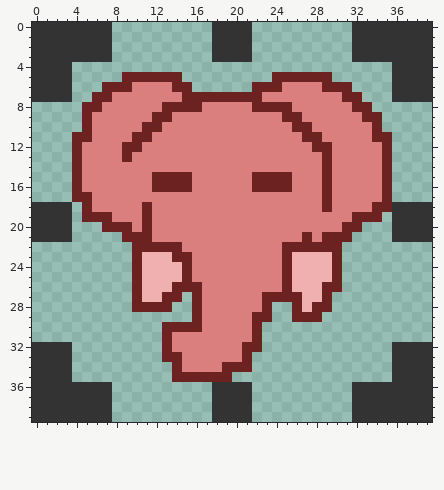
One commit to this pixel-art sprite: assets/img/size40x40-earth-prom-zou.png. The picture above is the old version.
The file is 40x40 pixels. Colours within 5 levels of each other are drawn and written as one.
After:
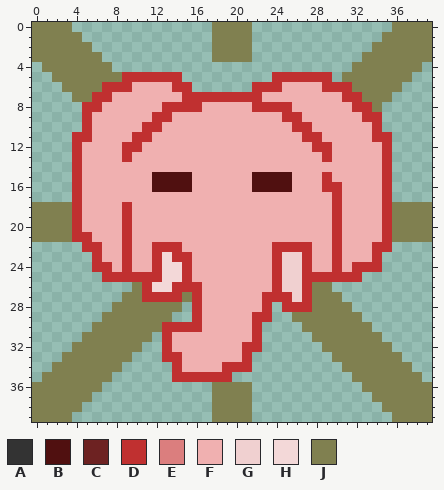
Palette (. is transparent): A #333333  B #501010  C #6d2222  D #c03030  E #db7e7e  F #f0b0b0  G #f0d0d0  H #f3d8d8  J #808050
Change:
Changed rows in their new state; - is an unchanged pixel.
first column x 0:
 0 JJJJ....----------JJJJ----------....JJJJ
 1 JJJJJ...----------JJJJ----------...JJJJJ
 2 JJJJJJ..----------JJJJ----------..JJJJJJ
 3 JJJJJJJ.----------JJJJ----------.JJJJJJJ
 4 .JJJJJJJ------------------------JJJJJJJ.
 5 ..JJJJJJJDDDDDD---------DDDDDD-JJJJJJJ..
 6 ...JJJJDDDFFFFDD------DDDFFFFDDDJJJJJ...
 7 ....JJDDFFFFFFFDDDDDDDDFFFFFFFFDDJJJ....
 8 -----DDFFFFFFDDDDFFFFFDDDDFFFFFFDDJ-----
 9 -----DFFFFFFDDFFFFFFFFFFFDDFFFFFFDD-----
10 -----DFFFFFDDFFFFFFFFFFFFFDDFFFFFFD-----
11 ----DDFFFFDDFFFFFFFFFFFFFFFDDFFFFFDD----
12 ----DFFFFDDFFFFFFFFFFFFFFFFFDDFFFFFD----
13 ----DFFFFDFFFFFFFFFFFFFFFFFFFDFFFFFD----
14 ----DFFFFFFFFFFFFFFFFFFFFFFFFFFFFFFD----
15 ----DFFFFFFFBBBBFFFFFFBBBBFFFDFFFFFD----
16 ----DFFFFFFFBBBBFFFFFFBBBBFFFDDFFFFD----
17 ----DFFFFFFFFFFFFFFFFFFFFFFFFFDFFFFD----
18 JJJJDFFFFDFFFFFFFFFFFFFFFFFFFFDFFFFDJJJJ
19 JJJJDFFFFDFFFFFFFFFFFFFFFFFFFFDFFFFDJJJJ
20 JJJJDFFFFDFFFFFFFFFFFFFFFFFFFFDFFFFDJJJJ
21 JJJJDDFFFDFFFFFFFFFFFFFFFFFFFFDFFFFDJJJJ
22 -----DDFFDFFDDDFFFFFFFFFDDDDFFDFFFDD----
23 ------DFFDF-DHDDFFFFFFFFDGGD--DFFFD-----
24 ------DDFDF-DHHDFFFFFFFFDGGD--DFDDD-----
25 -------DDDDDDHHDFFFFFFFFDGGDDDDDD-------
26 ----------JDHHDDDFFFFFFFDGGDJJ.---------
27 ---------JJDDDDJDFFFFFFDDDGDJJJ---------
28 --------JJJJJJJ-DFFFFFFD-DDDJJJJ--------
29 -------JJJJJJJ--DFFFFFDD--JJJJJJJ-------
30 ------JJJJJJJDDDDFFFFFD----JJJJJJJ------
31 -----JJJJJJJ-DFFFFFFFFD-----JJJJJJJ-----
32 ....JJJJJJJ--DFFFFFFFDD------JJJJJJJ....
33 ...JJJJJJJ---DDFFFFFFD--------JJJJJJJ...
34 ..JJJJJJJ-----DFFFFDDD---------JJJJJJJ..
35 .JJJJJJJ------DDDDDD------------JJJJJJJ.
36 JJJJJJJ.----------JJJJ----------.JJJJJJJ
37 JJJJJJ..----------JJJJ----------..JJJJJJ
38 JJJJJ...----------JJJJ----------...JJJJJ
39 JJJJ....----------JJJJ----------....JJJJ
Boxes around the changes in both pictures, in picture pixels (x1, y1, x2, y2):
changed: (32, 22, 432, 422)
